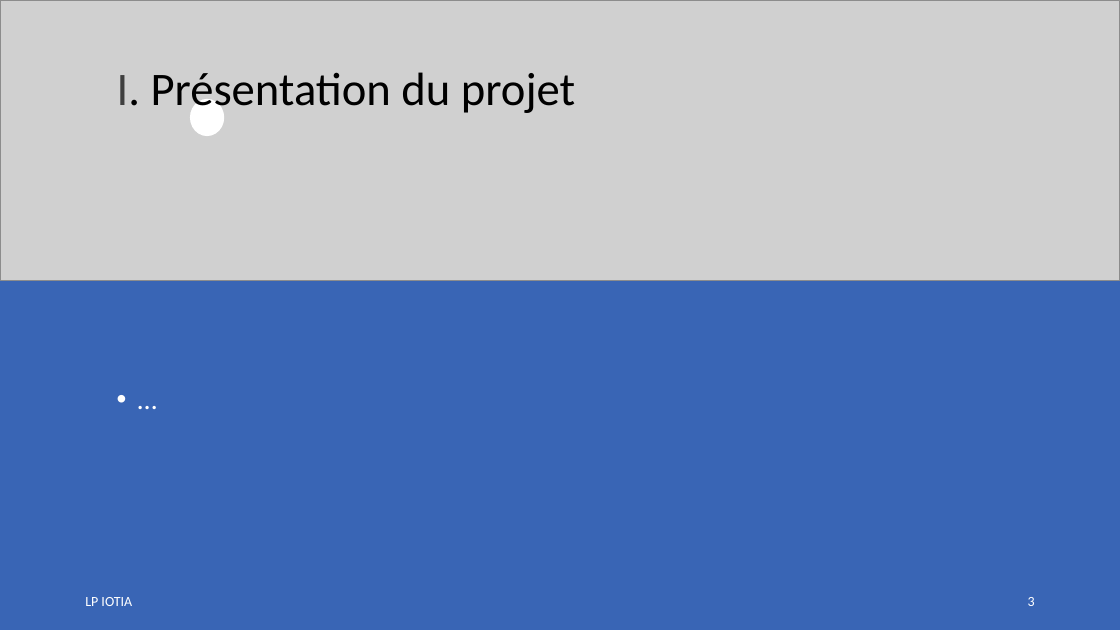
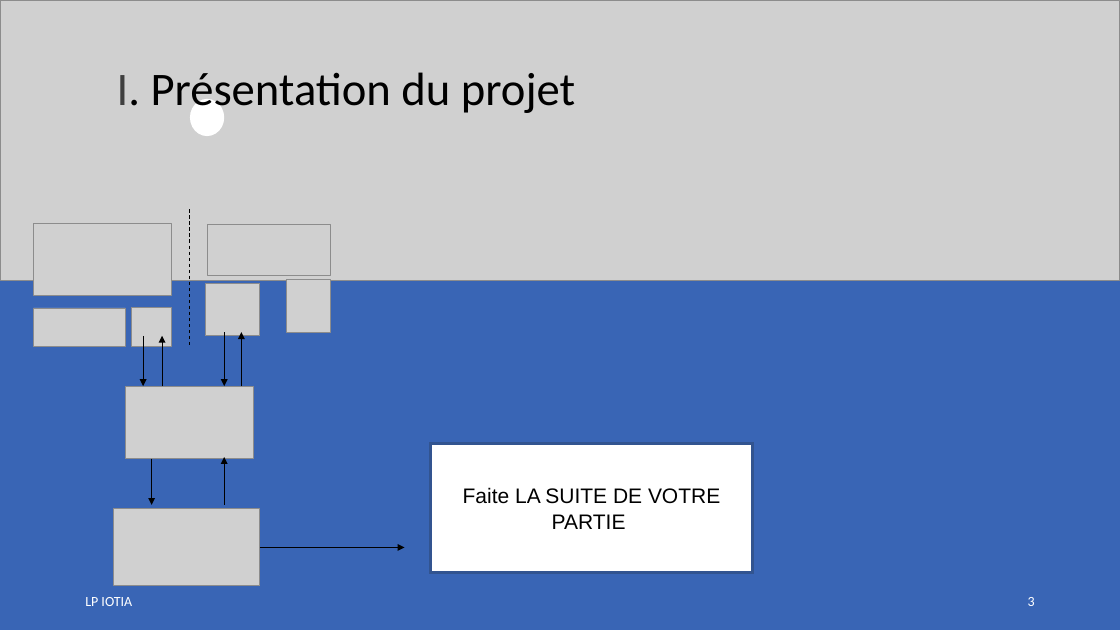
Before and after one commit to LENSAlex/ProjetIotia, a slide deck: slide 3 of Diapo_commun/PresentationCommune.pptx. Drawn at 1120x630 pixels with LibreOffice and Linux fonts; fonts in the diff are those of the drawing; grey boxes stand for pictures. Boxes give left, top, right and bottom in pixels: in the first picture for what was removed or moved away, otherwise in the second. Text is boxed around its words. In the diff, an @@ line names an element or a change of style, - is before the commit and + after.

Commit message:
Partie Diapo Dorian Pennacchioni

```diff
--- a/Diapo_commun/PresentationCommune.pptx
+++ b/Diapo_commun/PresentationCommune.pptx
@@ line added from (190, 209) to (190, 347), #000000 0.75 pt dashed @@
@@ picture added at <box>34,223,171,295</box> @@
@@ picture added at <box>208,224,331,276</box> @@
@@ text removed at <box>108,280,1012,550</box> @@
-• …
@@ picture added at <box>205,283,260,336</box> @@
@@ picture added at <box>287,280,331,332</box> @@
@@ picture added at <box>34,308,125,347</box> @@
@@ picture added at <box>132,308,171,346</box> @@
@@ arrow added from (143, 336) to (143, 386), #000000 0.75 pt @@
@@ arrow added from (162, 386) to (162, 336), #000000 0.75 pt @@
@@ arrow added from (224, 332) to (224, 386), #000000 0.75 pt @@
@@ arrow added from (241, 386) to (241, 332), #000000 0.75 pt @@
@@ picture added at <box>125,386,253,459</box> @@
@@ rectangle added at <box>431,444,753,573</box>, fill #FFFFFF, outline #325491 2 pt, 18 pt, text #000000 @@
+Faite LA SUITE DE VOTRE PARTIE
@@ arrow added from (152, 459) to (152, 505), #000000 0.75 pt @@
@@ arrow added from (224, 505) to (224, 457), #000000 0.75 pt @@
@@ picture added at <box>114,509,260,586</box> @@
@@ arrow added from (260, 548) to (405, 548), #000000 0.75 pt @@
```
Also in this commit, not shown: 1 other slide changed, 2 slides added.
